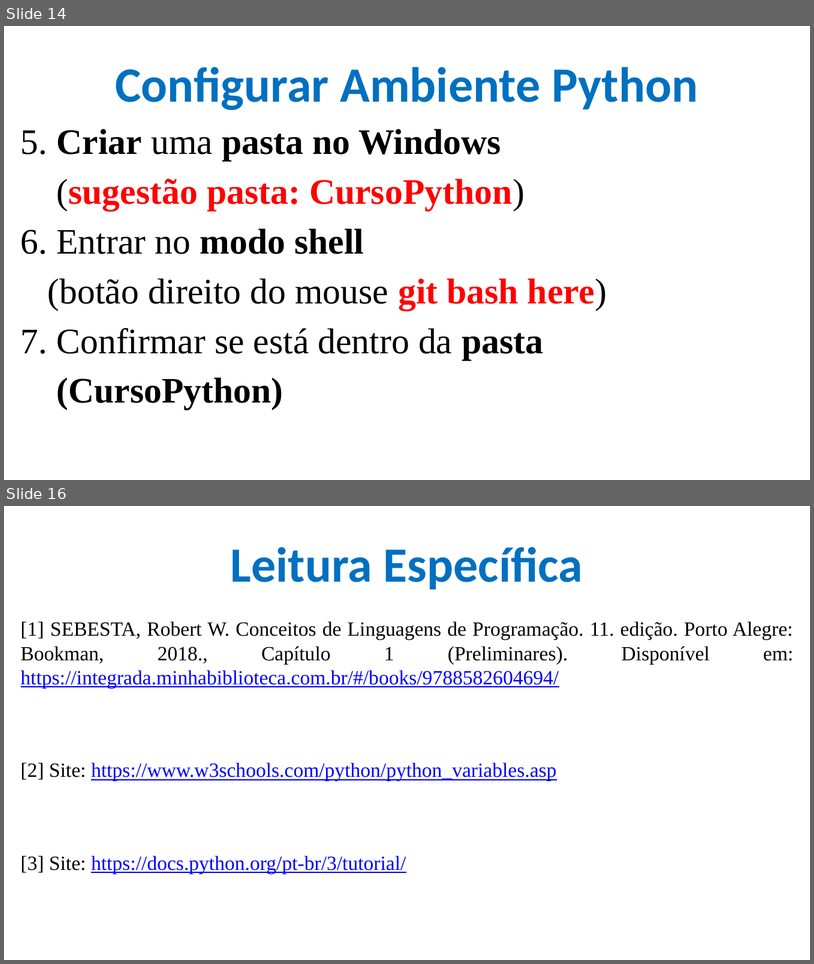
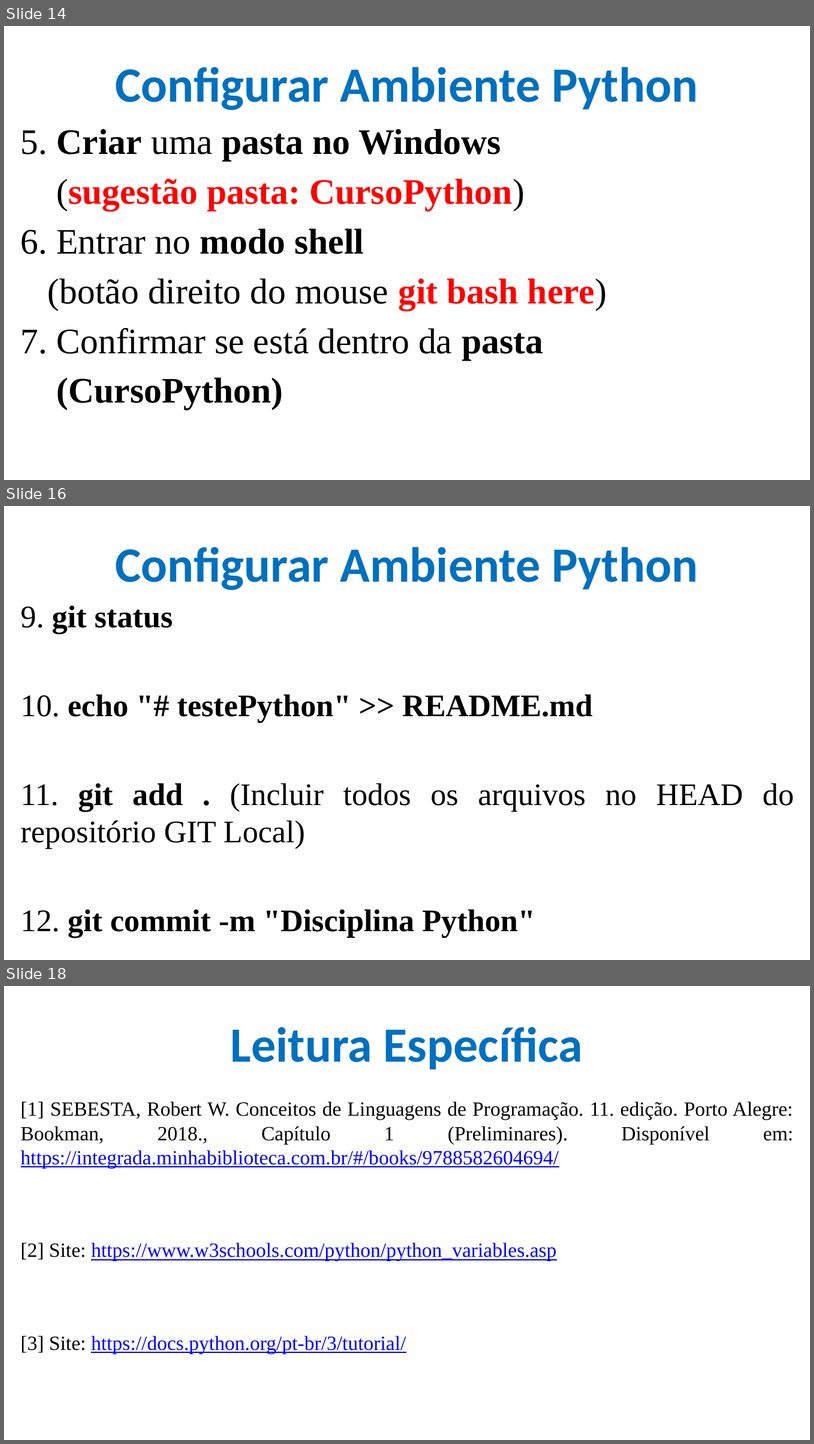
Before and after one commit to CloudEducationBrazil/WydenPythonParadigmas, a slide deck: 01 Classes/Aula 01 02 03 Programação Python.pptx. Shown one above the other, each under a label of ours: slides 14 and 16 before the commit, slides 14, 16 and 18 after it; the slides between them are not shown. The pictures are 814x964 and 814x1444 pixels, drawn with LibreOffice and Linux fonts; fonts in the diff are those of the drawing; background and template pictures are left out. Boxes give left, top, right and bottom in pixels: in the first picture for what was removed or moved away, otherwise in the second. Text is boxed around its words. In the diff, an @@ line names an element or a change of style, - is before the commit and + after.

```diff
--- a/01 Classes/Aula 01 02 03 Programação Python.pptx
+++ b/01 Classes/Aula 01 02 03 Programação Python.pptx
@@ slide 16 added at (x1=4, y1=506, x2=810, y2=960), background picture (left out) @@
@@ title added at (x1=115, y1=547, x2=698, y2=590), 44 pt, text #0070C0, bold @@
+Configurar Ambiente Python
@@ text added at (x1=21, y1=605, x2=794, y2=937), 28 pt, text #000000, bold @@
+9. git status
+10. echo "# testePython" >> README.md
+11. git add . (Incluir todos os arquivos no HEAD do repositório GIT Local)
+12. git commit -m "Disciplina Python"
@@ what was slide 16 is now slide 18 @@
```
Also in this commit, not shown: 2 slides changed, 1 other slide added.
